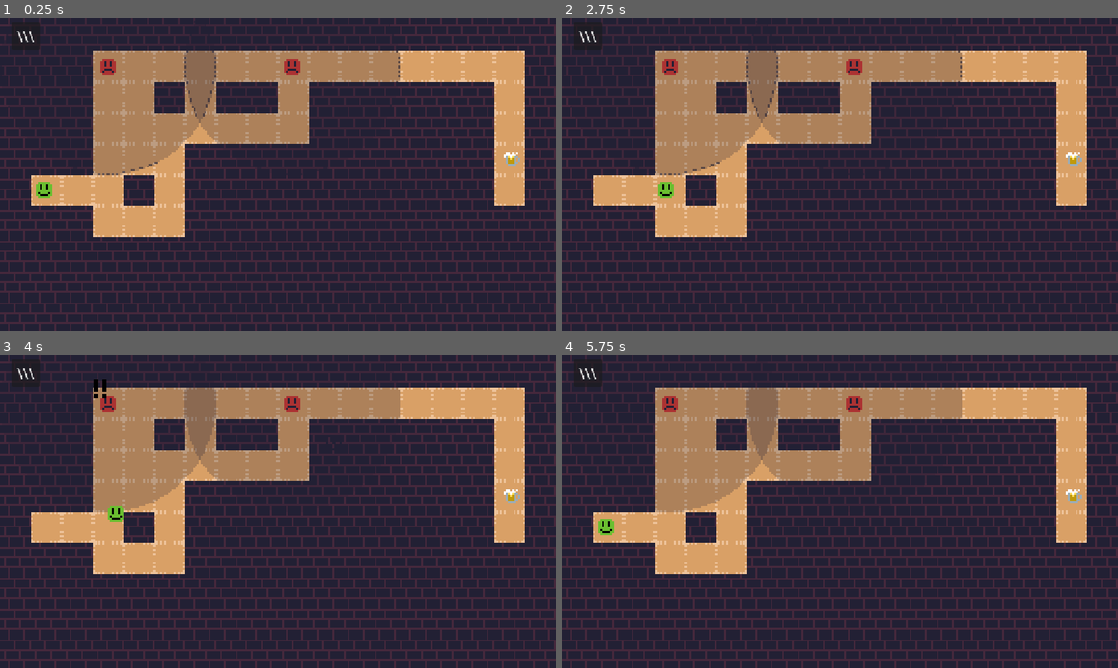
Above: before the commit, frames 1-4 (two rows, left to right).
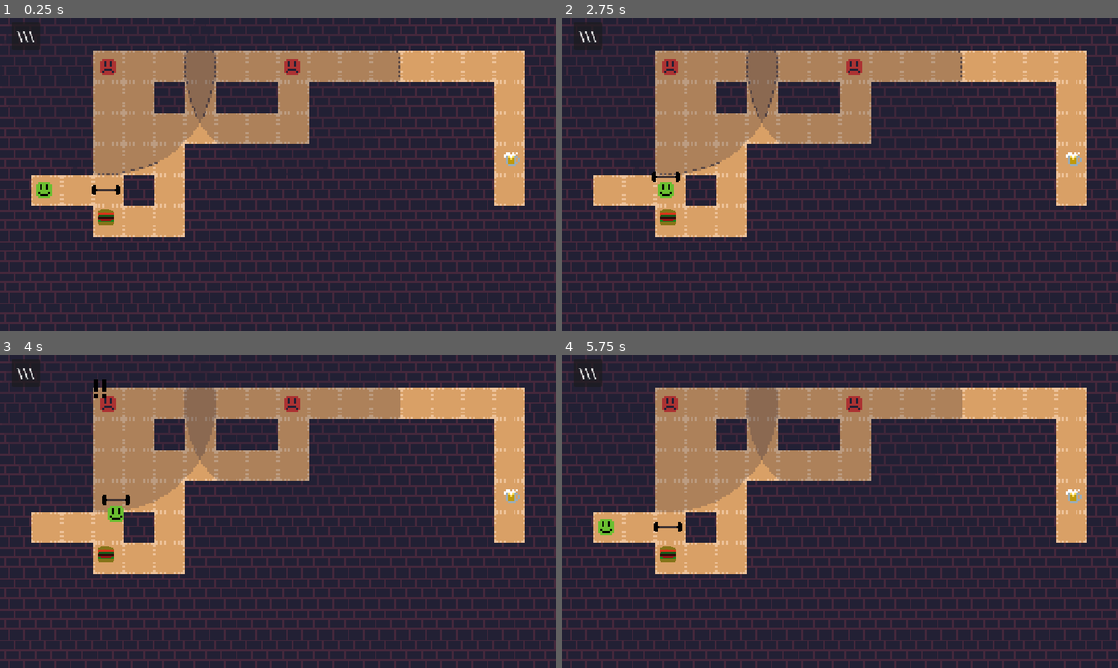
Above: after the commit, the same moments.

Repository: IlyaAfan/WhereTheFuckMyBeer
Game: Godot game, scene res://tscns/levels/test_level_2.tscn
The game is run twice, just before and just after one commit, with the same random seed, the same clock (stepped at 60 frames per second) and the same inputs. This scene is started directly instead of the project's main scene.
Inputs (mouse positions are in pixels of both pictures, inside the frame that each line leads up to):
- Up to frame 1 (0.25 s): no input
- Up to frame 2 (2.75 s): click "\\\" at 0.5 s; click "RESTART" at 1.25 s; move the mouse to (962, 158) at 2.02 s; hold D (right) from 2.03 s (still down); tap Tab (change_input_dev) at 2.1 s
- Up to frame 3 (4 s): move the mouse to (166, 527) at 2.77 s; release D (right) at 2.78 s; hold S (down) 2.78-3.53 s; tap Tab (change_input_dev) at 2.85, 3.8 s; move the mouse to (333, 442) at 3.52 s; press the mouse at (333, 442) at 3.53 s; hold D (right) from 3.53 s (still down)
- Up to frame 4 (5.75 s): move the mouse to (812, 574) at 4.27 s; release D (right) at 4.28 s; release the mouse at (812, 574) at 4.28 s; hold W (up) 4.28-5 s; tap F (use_item) at 4.35 s; tap Tab (change_input_dev) at 4.55 s; click "TRY AGAIN" at 5 s

The runs differ from the first frame. In frame 1, 0.2% of the frame differs, in the area x 16-22%, y 53-67%; in frame 2, 0.2%; in frame 3, 0.2%, in the area x 17-62%, y 25-67%; in frame 4, 0.2%.

Commit message:
исправил несколько ошибок(в основном своих)
исправил ошибку где персонаж пытался пронести старую гантелю в шатнах

Diff:
--- a/Assets/scripts/barbell.gd
+++ b/Assets/scripts/barbell.gd
@@ -1,7 +1,8 @@
-extends StaticBody2D
+extends Node2D
 
 var have = false
 var active = false
+var common_speed
 # Called when the node enters the scene tree for the first time.
 func _ready() -> void:
 	pass # Replace with function body.
@@ -18,25 +19,32 @@
 	if body.name == "Player" and body.name_item == "empty":
 		body.name_item = "barbell"
 		have = true
+		$Area.collision_layer = 0
+		$Area.collision_mask = 0
 
 func _use_barbell():
 	#$"../Player/AnimatedSprite2D".play("train").
 	print("barbell")
+	$"../Player".speed = 0
 	await get_tree().create_timer(2.5).timeout #await $AnimationPlayer.animation_finished
 	visible = false
 	active = true
 	$"../Player".not_catchable = true
+	$"../Player".speed = 60
 	print("activeted")
 
 	await get_tree().create_timer(7).timeout
 	$"../Player".not_catchable = false
 	active = false
+	print("deactivated")
+
+	await get_tree().create_timer(3).timeout
 	queue_free()
 
 
 func _on_area_2d_body_entered_attack(body: Node2D) -> void:
 	if active == true and body.is_in_group("Enemies"):
-		var common_speed = body.speed
+		common_speed = body.speed
 		body.speed = 0
 		await get_tree().create_timer(3).timeout #Время действия оглушения
 		body.speed = common_speed
--- a/Assets/scripts/beer.gd
+++ b/Assets/scripts/beer.gd
@@ -1,4 +1,4 @@
-extends Node2D
+extends StaticBody2D
 
 @export var where_to : String
 
--- a/Assets/scripts/burger.gd
+++ b/Assets/scripts/burger.gd
@@ -1,4 +1,4 @@
-extends StaticBody2D
+extends Node2D
 
 var have = false
 var active = false
@@ -28,7 +28,7 @@
 
 func _on_area_push_body_entered(body: Node2D) -> void:
 	if active == true and body.is_in_group("Enemies"):
-		$"../Player".position += ($"../Player".position - body.position).normalized() * 30
+		body.position -= ($"../Player".position - body.position).normalized() * 30
 		$"../Player/PlayerBox".scale = Vector2(1,1)
 		$"../Player/Gnom".scale = Vector2(1,1)
 		await get_tree().create_timer(0.1).timeout
--- a/Assets/scripts/coffee.gd
+++ b/Assets/scripts/coffee.gd
@@ -1,4 +1,4 @@
-extends StaticBody2D
+extends Node2D
 
 var have = false
 # Called when the node enters the scene tree for the first time.
--- a/Assets/scripts/do_catch.gd
+++ b/Assets/scripts/do_catch.gd
@@ -11,11 +11,8 @@
 	if body.is_in_group("Player") and body.not_catchable == false:
 		body.get_caught()
 
-		get_parent().set_deferred("process_mode",Node.PROCESS_MODE_DISABLED)
-
 
 func _on_timer_timeout() -> void:
-	if body_last_seen:
+	if body_last_seen and $Area2D.overlaps_body(body_last_seen):
 		if body_last_seen.is_in_group("Player") and body_last_seen.not_catchable == false:
 			body_last_seen.get_caught()
-			get_parent().set_deferred("process_mode",Node.PROCESS_MODE_DISABLED)
--- a/Assets/scripts/pipe.gd
+++ b/Assets/scripts/pipe.gd
@@ -1,4 +1,4 @@
-extends StaticBody2D
+extends Node2D
 
 var have = false
 # Called when the node enters the scene tree for the first time.
--- a/Assets/scripts/player.gd
+++ b/Assets/scripts/player.gd
@@ -49,10 +49,9 @@
 	if Input.is_action_just_pressed("change_input_dev"):
 		velocity = Vector2.ZERO
 		preffer_nav_input = !preffer_nav_input
-		print(preffer_nav_input)
+		$destination.visible = false
 
 	move_and_slide()
-
 	use_item()
 
 
@@ -85,5 +84,4 @@
 			"barbell":
 				$"../Barbell"._use_barbell()
 				name_item = "empty"
-
 		name_item = "empty"
--- a/tscns/Enemy.tscn
+++ b/tscns/Enemy.tscn
@@ -9,8 +9,8 @@
 radius = 4.0
 
 [node name="Enemy" type="CharacterBody2D" unique_id=1695094296 groups=["Enemies"]]
-collision_layer = 18
-collision_mask = 19
+collision_layer = 2
+collision_mask = 3
 motion_mode = 1
 wall_min_slide_angle = 0.0
 script = ExtResource("1_2msnq")
@@ -27,7 +27,6 @@
 [node name="NavigationAgent2D" type="NavigationAgent2D" parent="." unique_id=2124228638]
 path_desired_distance = 8.0
 target_desired_distance = 2.0
-avoidance_enabled = true
 
 [node name="DoSee" parent="." unique_id=1184471678 instance=ExtResource("4_cb2tf")]
 
--- a/tscns/Items/barbell.tscn
+++ b/tscns/Items/barbell.tscn
@@ -9,7 +9,7 @@
 
 [sub_resource type="CircleShape2D" id="CircleShape2D_bhunq"]
 
-[node name="Barbell" type="StaticBody2D" unique_id=533000137]
+[node name="Barbell" type="Node2D" unique_id=453480369]
 script = ExtResource("1_6xrbw")
 
 [node name="Area" type="Area2D" parent="." unique_id=1315959376]
@@ -22,13 +22,13 @@
 scale = Vector2(0.45, 0.45)
 texture = ExtResource("1_c3hp2")
 
-[node name="Area2D" type="Area2D" parent="." unique_id=763980247]
+[node name="AreaAttack" type="Area2D" parent="." unique_id=763980247]
 collision_layer = 2
 collision_mask = 2
 
-[node name="CollisionShape2D" type="CollisionShape2D" parent="Area2D" unique_id=592639496]
+[node name="CollisionShape2D" type="CollisionShape2D" parent="AreaAttack" unique_id=592639496]
 position = Vector2(0, 6)
 shape = SubResource("CircleShape2D_bhunq")
 
 [connection signal="body_entered" from="Area" to="." method="_on_area_body_entered"]
-[connection signal="body_entered" from="Area2D" to="." method="_on_area_2d_body_entered_attack"]
+[connection signal="body_entered" from="AreaAttack" to="." method="_on_area_2d_body_entered_attack"]
--- a/tscns/Items/burger.tscn
+++ b/tscns/Items/burger.tscn
@@ -9,7 +9,7 @@
 [sub_resource type="CircleShape2D" id="CircleShape2D_sn0t7"]
 radius = 8.062258
 
-[node name="Burger" type="StaticBody2D" unique_id=533000137]
+[node name="Burger" type="Node2D" unique_id=763004578]
 script = ExtResource("1_rb55f")
 
 [node name="Area" type="Area2D" parent="." unique_id=1315959376]
--- a/tscns/Items/cats).tscn
+++ b/tscns/Items/cats).tscn
@@ -5,20 +5,13 @@
 [sub_resource type="CircleShape2D" id="CircleShape2D_bhunq"]
 radius = 4.1231055
 
-[sub_resource type="CircleShape2D" id="CircleShape2D_riqys"]
-radius = 4.1231055
-
-[node name="Cats)" type="StaticBody2D" unique_id=533000137]
+[node name="Cats)" type="Node2D" unique_id=345333418]
 
 [node name="Area" type="Area2D" parent="." unique_id=1315959376]
 
 [node name="CollisionShape2D" type="CollisionShape2D" parent="Area" unique_id=910142859]
 position = Vector2(0, -1)
 shape = SubResource("CircleShape2D_bhunq")
-
-[node name="CollisionShape2D" type="CollisionShape2D" parent="." unique_id=1370068035]
-position = Vector2(0, -1)
-shape = SubResource("CircleShape2D_riqys")
 
 [node name="Cats)" type="Sprite2D" parent="." unique_id=395980937]
 position = Vector2(0, -1)
--- a/tscns/Items/coffee.tscn
+++ b/tscns/Items/coffee.tscn
@@ -6,7 +6,7 @@
 [sub_resource type="CircleShape2D" id="CircleShape2D_bhunq"]
 radius = 4.0
 
-[node name="Coffee" type="StaticBody2D" unique_id=533000137]
+[node name="Coffee" type="Node2D" unique_id=573625924]
 script = ExtResource("1_oyhma")
 
 [node name="Area" type="Area2D" parent="." unique_id=1315959376]
--- a/tscns/Items/pipe.tscn
+++ b/tscns/Items/pipe.tscn
@@ -6,7 +6,7 @@
 [sub_resource type="CircleShape2D" id="CircleShape2D_bhunq"]
 radius = 4.1231055
 
-[node name="Pipe" type="StaticBody2D" unique_id=533000137]
+[node name="Pipe" type="Node2D" unique_id=1777342601]
 script = ExtResource("1_rwtx5")
 
 [node name="Area" type="Area2D" parent="." unique_id=1315959376]
--- a/tscns/Player.tscn
+++ b/tscns/Player.tscn
@@ -27,4 +27,5 @@
 
 [node name="destination" type="Sprite2D" parent="." unique_id=371947627]
 top_level = true
+visibility_layer = 512
 texture = ExtResource("3_2y7wr")
--- a/tscns/levels/test_level_2.tscn
+++ b/tscns/levels/test_level_2.tscn
@@ -6,6 +6,8 @@
 [ext_resource type="PackedScene" uid="uid://cmp7udr0sb02j" path="res://tscns/Player.tscn" id="4_8mjju"]
 [ext_resource type="PackedScene" uid="uid://dhbv5nllcw66r" path="res://tscns/menus/camera_with_menus.tscn" id="5_oudig"]
 [ext_resource type="PackedScene" uid="uid://bug765rqul378" path="res://tscns/beer.tscn" id="6_n42k0"]
+[ext_resource type="PackedScene" uid="uid://chixvufhdj5jb" path="res://tscns/Items/barbell.tscn" id="7_km620"]
+[ext_resource type="PackedScene" uid="uid://cxd6ra58cpnbe" path="res://tscns/Items/burger.tscn" id="8_486hu"]
 
 [node name="TestLevel3" type="Node2D" unique_id=1476997527]
 script = ExtResource("1_6yft4")
@@ -33,4 +35,10 @@
 position = Vector2(121, -9)
 where_to = "res://tscns/levels/test_level_3.tscn"
 
+[node name="Barbell" parent="." unique_id=437291976 instance=ExtResource("7_km620")]
+position = Vector2(-89, 8)
+
+[node name="Burger" parent="." unique_id=763004578 instance=ExtResource("8_486hu")]
+position = Vector2(-89, 23)
+
 [connection signal="caught" from="Player" to="." method="_on_player_caught"]
